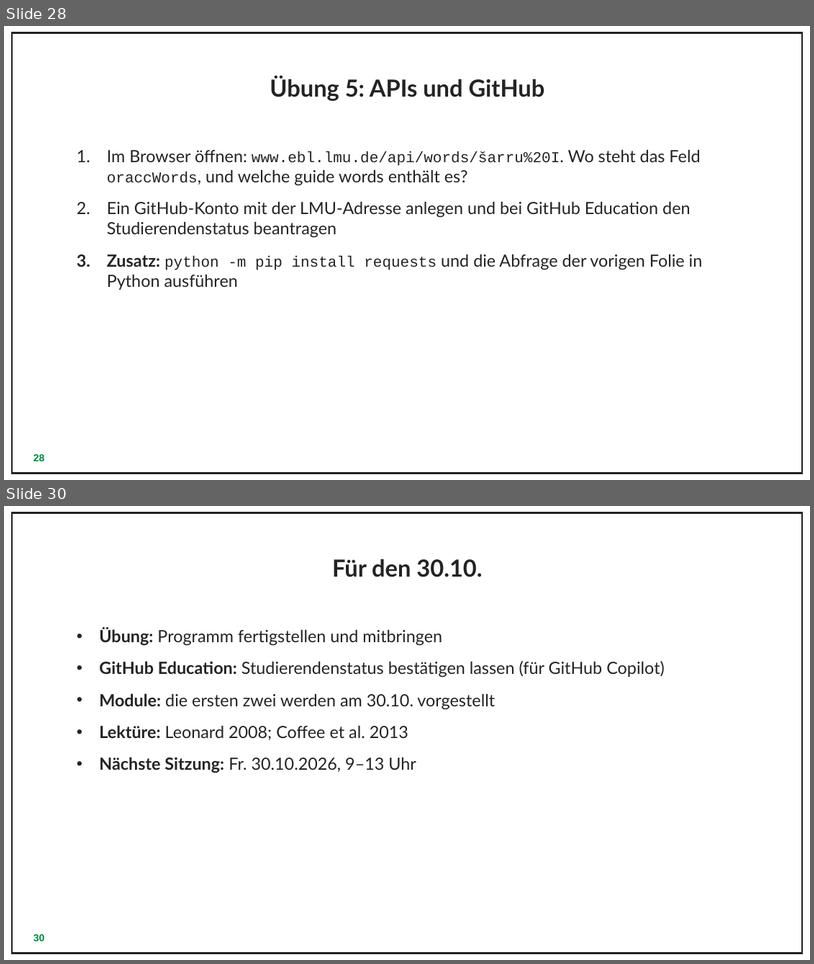
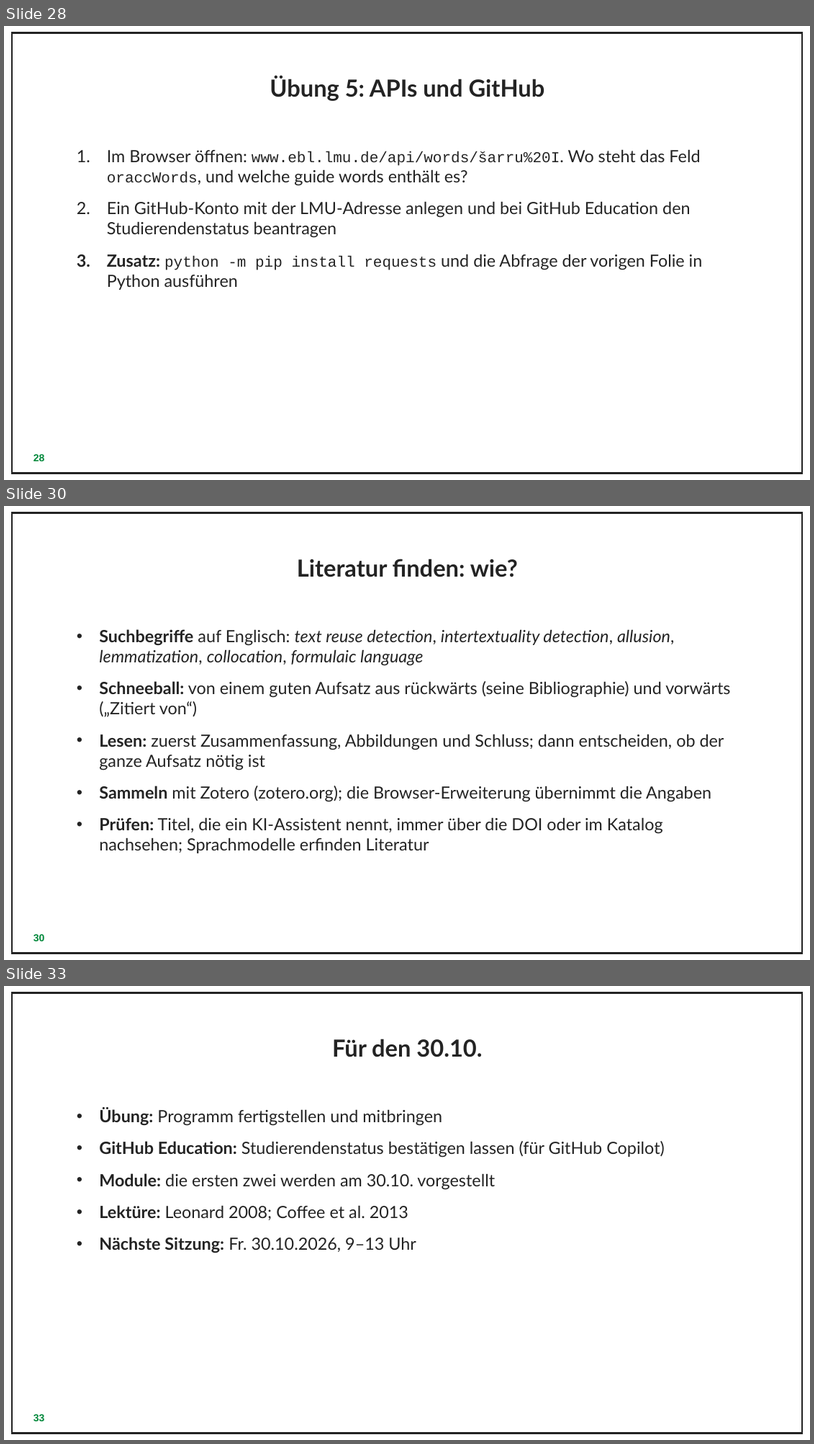
Before and after one commit to ejimsan/digitale-methode, a slide deck: 1._sitzung/Folien_Python_und_Regex.pptx. Shown one above the other, each under a label of ours: slides 28 and 30 before the commit, slides 28, 30 and 33 after it; the slides between them are not shown. The pictures are 814x964 and 814x1444 pixels, drawn with LibreOffice and Linux fonts; fonts in the diff are those of the drawing; background and template pictures are left out. Boxes give left, top, right and bottom in pixels: in the first picture for what was removed or moved away, otherwise in the second. Text is boxed around its words. In the diff, an @@ line names an element or a change of style, - is before the commit and + after.

```diff
--- a/1._sitzung/Folien_Python_und_Regex.pptx
+++ b/1._sitzung/Folien_Python_und_Regex.pptx
@@ slide 30 added at (x1=4, y1=506, x2=810, y2=960), background #FFFFFF @@
@@ rectangle added at (x1=12, y1=512, x2=802, y2=952), outline #232323 2.25 pt @@
@@ title added at (x1=297, y1=559, x2=518, y2=577), 28 pt, text #232323, bold @@
+Literatur finden: wie?
@@ text added at (x1=99, y1=629, x2=730, y2=853), 20 pt, text #232323 @@
+• Suchbegriffe auf Englisch: text reuse detection, intertextuality detection, allusion, lemmatization, collocation, formulaic language
+• Schneeball: von einem guten Aufsatz aus rückwärts (seine Bibliographie) und vorwärts („Zitiert von“)
+• Lesen: zuerst Zusammenfassung, Abbildungen und Schluss; dann entscheiden, ob der ganze Aufsatz nötig ist
+• Sammeln mit Zotero (zotero.org); die Browser-Erweiterung übernimmt die Angaben
+• Prüfen: Titel, die ein KI-Assistent nennt, immer über die DOI oder im Katalog nachsehen; Sprachmodelle erfinden Literatur
@@ page number added at (x1=34, y1=934, x2=45, y2=941), 12 pt, text #00883A, bold @@
+30
@@ what was slide 30 is now slide 33 @@
@@ page number at (x1=34, y1=1414, x2=45, y2=1421): text changed @@
-30
+33
```
Also in this commit, not shown: 2 slides changed, 2 other slides added, 3 other files.
